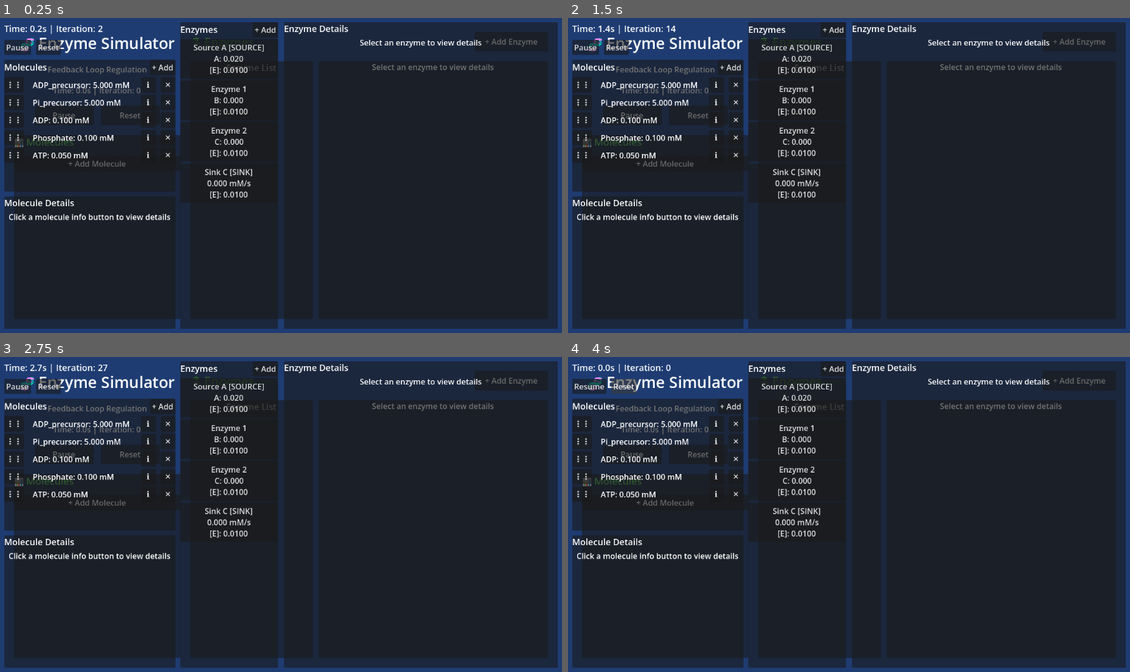
Above: before the commit, frames 1-4 (two rows, left to right).
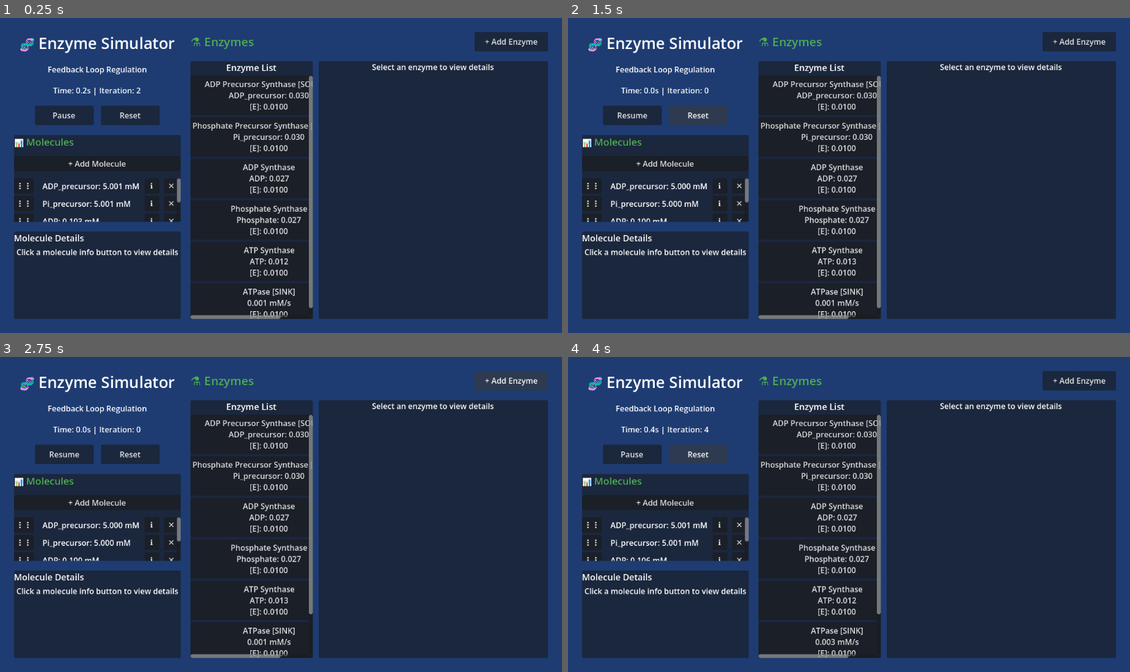
Above: after the commit, the same moments.

Repository: Ctharo/CellPhys
Game: Godot game, scene res://main.tscn
The game is run twice, just before and just after one commit, with the same random seed, the same clock (stepped at 60 frames per second) and the same inputs.
Inputs:
- Up to frame 1 (0.25 s): no input
- Up to frame 2 (1.5 s): click "Pause" at 0.5 s; click "Reset" at 1.25 s
- Up to frame 3 (2.75 s): click "+ Add Enzyme" at 2 s
- Up to frame 4 (4 s): click "Pause" (after the commit: "Resume") at 2.75 s; click "Reset" at 3.5 s

The runs differ from the first frame. In frame 1, 30% of the frame differs, in the area x 0-100%, y 1-99%; in frame 2, 31%; in frame 3, 31%; in frame 4, 31%.

Commit message:
Refactor enzyme and molecule classes to separate files
Moved Enzyme and Molecule classes to their own files (enzyme.gd and molecule.gd) and updated enzyme_simulator.gd to use these external classes. Refactored UI construction to reference existing scene nodes instead of creating them programmatically. Updated enzyme initialization to model a more detailed ATP synthesis pathway.

Diff:
--- /dev/null
+++ b/enzyme.gd
@@ -0,0 +1,43 @@
+## Enzyme that catalyzes biochemical transformations
+class_name Enzyme
+extends RefCounted
+
+var id: String
+var name: String
+var concentration: float
+var initial_concentration: float
+var vmax: float
+var initial_vmax: float
+var km: float
+var initial_km: float
+
+var substrates: Dictionary = {}     ## {"molecule_name": stoichiometry}
+var products: Dictionary = {}       ## {"molecule_name": stoichiometry}
+var inhibitors: Dictionary = {}     ## {"molecule_name": inhibition_factor}
+var activators: Dictionary = {}     ## {"molecule_name": activation_factor}
+
+## Enzyme dynamics
+var creation_rate: float = 0.0      ## Base rate of enzyme production
+var degradation_rate: float = 0.0   ## Base rate of enzyme degradation
+var creation_activators: Dictionary = {}  ## {"molecule": factor}
+var creation_inhibitors: Dictionary = {}  ## {"molecule": factor}
+var degradation_activators: Dictionary = {}
+var degradation_inhibitors: Dictionary = {}
+
+var current_rate: float = 0.0
+
+func _init(p_id: String, p_name: String) -> void:
+	id = p_id
+	name = p_name
+	concentration = 0.01
+	initial_concentration = 0.01
+	vmax = 10.0
+	initial_vmax = 10.0
+	km = 0.5
+	initial_km = 0.5
+
+func is_source() -> bool:
+	return substrates.is_empty() and not products.is_empty()
+
+func is_sink() -> bool:
+	return not substrates.is_empty() and products.is_empty()
--- a/enzyme_simulator.gd
+++ b/enzyme_simulator.gd
@@ -6,59 +6,6 @@
 
 class_name EnzymeSimulator
 extends Control
-
-## Represents a chemical molecule with concentration
-class Molecule:
-	var name: String
-	var concentration: float
-	var initial_concentration: float
-
-	func _init(p_name: String, p_conc: float) -> void:
-		name = p_name
-		concentration = p_conc
-		initial_concentration = p_conc
-
-## Enzyme that catalyzes biochemical transformations
-class Enzyme:
-	var id: String
-	var name: String
-	var concentration: float
-	var initial_concentration: float
-	var vmax: float
-	var initial_vmax: float
-	var km: float
-	var initial_km: float
-
-	var substrates: Dictionary = {}     ## {"molecule_name": stoichiometry}
-	var products: Dictionary = {}       ## {"molecule_name": stoichiometry}
-	var inhibitors: Dictionary = {}     ## {"molecule_name": inhibition_factor}
-	var activators: Dictionary = {}     ## {"molecule_name": activation_factor}
-
-	## Enzyme dynamics
-	var creation_rate: float = 0.0      ## Base rate of enzyme production
-	var degradation_rate: float = 0.0   ## Base rate of enzyme degradation
-	var creation_activators: Dictionary = {}  ## {"molecule": factor}
-	var creation_inhibitors: Dictionary = {}  ## {"molecule": factor}
-	var degradation_activators: Dictionary = {}
-	var degradation_inhibitors: Dictionary = {}
-
-	var current_rate: float = 0.0
-
-	func _init(p_id: String, p_name: String) -> void:
-		id = p_id
-		name = p_name
-		concentration = 0.01
-		initial_concentration = 0.01
-		vmax = 10.0
-		initial_vmax = 10.0
-		km = 0.5
-		initial_km = 0.5
-
-	func is_source() -> bool:
-		return substrates.is_empty() and not products.is_empty()
-
-	func is_sink() -> bool:
-		return not substrates.is_empty() and products.is_empty()
 
 var molecules: Dictionary = {}
 var enzymes: Array[Enzyme] = []
@@ -94,69 +41,13 @@
 	print("✅ Enzyme Feedback Simulator initialized")
 
 func build_ui() -> void:
-	## Main layout
-	var margin = MarginContainer.new()
-	margin.set_anchors_preset(Control.PRESET_FULL_RECT)
-	margin.add_theme_constant_override("margin_left", 10)
-	margin.add_theme_constant_override("margin_right", 10)
-	margin.add_theme_constant_override("margin_top", 10)
-	margin.add_theme_constant_override("margin_bottom", 10)
-	add_child(margin)
-
-	var hbox = HBoxContainer.new()
-	hbox.add_theme_constant_override("separation", 10)
-	margin.add_child(hbox)
-
-	## Left Panel
-	var left_panel = VBoxContainer.new()
-	left_panel.custom_minimum_size = Vector2(350, 0)
-	left_panel.add_theme_constant_override("separation", 10)
-	hbox.add_child(left_panel)
-
-	## Stats
-	stats_label = Label.new()
-	stats_label.text = "Time: 0.0s | Iteration: 0"
-	stats_label.add_theme_font_size_override("font_size", 18)
-	left_panel.add_child(stats_label)
-
-	## Control Panel
-	var control_panel = HBoxContainer.new()
-	control_panel.add_theme_constant_override("separation", 10)
-	left_panel.add_child(control_panel)
-
-	pause_button = Button.new()
-	pause_button.text = "Pause"
-	pause_button.pressed.connect(_on_pause_button_pressed)
-	control_panel.add_child(pause_button)
-
-	var reset_button = Button.new()
-	reset_button.text = "Reset"
-	reset_button.pressed.connect(_on_reset_button_pressed)
-	control_panel.add_child(reset_button)
-
-	## Molecules Panel
-	var mol_panel = PanelContainer.new()
-	mol_panel.size_flags_vertical = Control.SIZE_EXPAND_FILL
-	left_panel.add_child(mol_panel)
-
-	var mol_vbox = VBoxContainer.new()
-	mol_vbox.add_theme_constant_override("separation", 5)
-	mol_panel.add_child(mol_vbox)
-
-	var mol_header = HBoxContainer.new()
-	mol_vbox.add_child(mol_header)
-
-	var mol_title = Label.new()
-	mol_title.text = "Molecules"
-	mol_title.add_theme_font_size_override("font_size", 18)
-	mol_title.size_flags_horizontal = Control.SIZE_EXPAND_FILL
-	mol_header.add_child(mol_title)
-
-	var add_mol_btn = Button.new()
-	add_mol_btn.text = "+ Add"
-	add_mol_btn.pressed.connect(_on_add_molecule_pressed)
-	mol_header.add_child(add_mol_btn)
-
+	## Reference existing scene nodes instead of creating new ones
+	stats_label = $MarginContainer/HBoxContainer/LeftPanel/StatsLabel
+	pause_button = $MarginContainer/HBoxContainer/LeftPanel/ControlPanel/PauseButton
+	var reset_button = $MarginContainer/HBoxContainer/LeftPanel/ControlPanel/ResetButton
+
+	## Create molecules list container
+	var mol_vbox = $MarginContainer/HBoxContainer/LeftPanel/MoleculesPanel/VBox
 	var mol_scroll = ScrollContainer.new()
 	mol_scroll.size_flags_vertical = Control.SIZE_EXPAND_FILL
 	mol_vbox.add_child(mol_scroll)
@@ -166,7 +57,8 @@
 	molecules_panel.size_flags_horizontal = Control.SIZE_EXPAND_FILL
 	mol_scroll.add_child(molecules_panel)
 
-	## Molecule Detail Panel
+	## Create molecule detail panel
+	var left_panel = $MarginContainer/HBoxContainer/LeftPanel
 	var mol_detail_panel = PanelContainer.new()
 	mol_detail_panel.size_flags_vertical = Control.SIZE_EXPAND_FILL
 	left_panel.add_child(mol_detail_panel)
@@ -193,67 +85,11 @@
 	mol_placeholder.horizontal_alignment = HORIZONTAL_ALIGNMENT_CENTER
 	molecule_detail_container.add_child(mol_placeholder)
 
-	## Right Panel
-	var right_panel = HSplitContainer.new()
-	right_panel.size_flags_horizontal = Control.SIZE_EXPAND_FILL
-	hbox.add_child(right_panel)
-
-	## Enzyme List Panel
-	var enzyme_list_panel = PanelContainer.new()
-	enzyme_list_panel.custom_minimum_size = Vector2(200, 0)
-	right_panel.add_child(enzyme_list_panel)
-
-	var enz_list_vbox = VBoxContainer.new()
-	enzyme_list_panel.add_child(enz_list_vbox)
-
-	var enz_list_header = HBoxContainer.new()
-	enz_list_vbox.add_child(enz_list_header)
-
-	var enz_list_title = Label.new()
-	enz_list_title.text = "Enzymes"
-	enz_list_title.add_theme_font_size_override("font_size", 18)
-	enz_list_title.size_flags_horizontal = Control.SIZE_EXPAND_FILL
-	enz_list_header.add_child(enz_list_title)
-
-	var add_enz_btn = Button.new()
-	add_enz_btn.text = "+ Add"
-	add_enz_btn.pressed.connect(_on_add_enzyme_pressed)
-	enz_list_header.add_child(add_enz_btn)
-
-	var enz_list_scroll = ScrollContainer.new()
-	enz_list_scroll.size_flags_vertical = Control.SIZE_EXPAND_FILL
-	enz_list_vbox.add_child(enz_list_scroll)
-
-	enzyme_list_container = VBoxContainer.new()
-	enzyme_list_container.add_theme_constant_override("separation", 5)
-	enzyme_list_container.size_flags_horizontal = Control.SIZE_EXPAND_FILL
-	enz_list_scroll.add_child(enzyme_list_container)
-
-	## Enzyme Detail Panel
-	var enzyme_detail_panel = PanelContainer.new()
-	right_panel.add_child(enzyme_detail_panel)
-
-	var enz_detail_vbox = VBoxContainer.new()
-	enzyme_detail_panel.add_child(enz_detail_vbox)
-
-	var enz_detail_title = Label.new()
-	enz_detail_title.text = "Enzyme Details"
-	enz_detail_title.add_theme_font_size_override("font_size", 18)
-	enz_detail_vbox.add_child(enz_detail_title)
-
-	var enz_detail_scroll = ScrollContainer.new()
-	enz_detail_scroll.size_flags_vertical = Control.SIZE_EXPAND_FILL
-	enz_detail_vbox.add_child(enz_detail_scroll)
-
-	enzyme_detail_container = VBoxContainer.new()
-	enzyme_detail_container.add_theme_constant_override("separation", 10)
-	enzyme_detail_container.size_flags_horizontal = Control.SIZE_EXPAND_FILL
-	enz_detail_scroll.add_child(enzyme_detail_container)
-
-	var enz_placeholder = Label.new()
-	enz_placeholder.text = "Select an enzyme to view details"
-	enz_placeholder.horizontal_alignment = HORIZONTAL_ALIGNMENT_CENTER
-	enzyme_detail_container.add_child(enz_placeholder)
+	## Reference enzyme list container
+	enzyme_list_container = $MarginContainer/HBoxContainer/RightPanel/HSplitContainer/EnzymeListPanel/VBox/ScrollContainer/EnzymeList
+
+	## Reference enzyme detail container
+	enzyme_detail_container = $MarginContainer/HBoxContainer/RightPanel/HSplitContainer/EnzymeDetailPanel/ScrollContainer/EnzymeDetail
 
 func _process(delta: float) -> void:
 	if is_paused:
@@ -275,36 +111,58 @@
 
 ## Initialize starting enzymes
 func initialize_enzymes() -> void:
-	## Source: produces A
-	var source = add_enzyme_object("Source A")
-	source.products["A"] = 1.0
-	source.vmax = 2.0
-	source.initial_vmax = 2.0
-
-	## Enzyme 1: A → B (inhibited by C)
-	var e1 = add_enzyme_object("Enzyme 1")
-	e1.substrates["A"] = 1.0
-	e1.products["B"] = 1.0
-	e1.inhibitors["C"] = 0.3
-	e1.vmax = 8.0
-	e1.initial_vmax = 8.0
-	e1.km = 0.5
-	e1.initial_km = 0.5
-
-	## Enzyme 2: B → C
-	var e2 = add_enzyme_object("Enzyme 2")
-	e2.substrates["B"] = 1.0
-	e2.products["C"] = 1.0
-	e2.vmax = 6.0
-	e2.initial_vmax = 6.0
-	e2.km = 0.3
-	e2.initial_km = 0.3
-
-	## Sink: consumes C
-	var sink = add_enzyme_object("Sink C")
-	sink.substrates["C"] = 1.0
-	sink.vmax = 1.5
-	sink.initial_vmax = 1.5
+	## Source 1: ADP_precursor
+	var source_adp = add_enzyme_object("ADP Precursor Synthase")
+	source_adp.products["ADP_precursor"] = 1.0
+	source_adp.vmax = 3.0
+	source_adp.initial_vmax = 3.0
+	source_adp.km = 0.5
+	source_adp.initial_km = 0.5
+
+	## Source 2: Pi_precursor
+	var source_pi = add_enzyme_object("Phosphate Precursor Synthase")
+	source_pi.products["Pi_precursor"] = 1.0
+	source_pi.vmax = 3.0
+	source_pi.initial_vmax = 3.0
+	source_pi.km = 0.5
+	source_pi.initial_km = 0.5
+
+	## Enzyme 3: ADP_precursor → ADP
+	var adp_synthase = add_enzyme_object("ADP Synthase")
+	adp_synthase.substrates["ADP_precursor"] = 1.0
+	adp_synthase.products["ADP"] = 1.0
+	adp_synthase.vmax = 3.0
+	adp_synthase.initial_vmax = 3.0
+	adp_synthase.km = 0.5
+	adp_synthase.initial_km = 0.5
+
+	## Enzyme 4: Pi_precursor → Phosphate
+	var pi_synthase = add_enzyme_object("Phosphate Synthase")
+	pi_synthase.substrates["Pi_precursor"] = 1.0
+	pi_synthase.products["Phosphate"] = 1.0
+	pi_synthase.vmax = 3.0
+	pi_synthase.initial_vmax = 3.0
+	pi_synthase.km = 0.5
+	pi_synthase.initial_km = 0.5
+
+	## ATP Synthase: ADP + Phosphate → ATP (inhibited by ATP - product inhibition)
+	var atp_synthase = add_enzyme_object("ATP Synthase")
+	atp_synthase.substrates["ADP"] = 1.0
+	atp_synthase.substrates["Phosphate"] = 1.0
+	atp_synthase.products["ATP"] = 1.0
+	atp_synthase.inhibitors["ATP"] = 0.4  ## Product inhibition
+	atp_synthase.vmax = 5.0
+	atp_synthase.initial_vmax = 5.0
+	atp_synthase.km = 0.3
+	atp_synthase.initial_km = 0.3
+
+	## ATPase: ATP → ADP + Phosphate (reverse reaction/ATP consumption)
+	var atpase = add_enzyme_object("ATPase")
+	atpase.substrates["ATP"] = 1.0
+	atpase.vmax = 10.0
+	atpase.initial_vmax = 20.0
+	atpase.km = 4
+	atpase.initial_km = 4
 
 ## Main simulation step
 func simulate_step() -> void:
@@ -820,8 +678,8 @@
 
 ## Add enzyme
 func _on_add_enzyme_pressed() -> void:
-	var name = "Enzyme %d" % (enzyme_count + 1)
-	add_enzyme_object(name)
+	var n = "Enzyme %d" % (enzyme_count + 1)
+	add_enzyme_object(n)
 
 func add_enzyme_object(enzyme_name: String) -> Enzyme:
 	enzyme_count += 1
--- /dev/null
+++ b/molecule.gd
@@ -0,0 +1,12 @@
+## Represents a chemical molecule with concentration
+class_name Molecule
+extends RefCounted
+
+var name: String
+var concentration: float
+var initial_concentration: float
+
+func _init(p_name: String, p_conc: float) -> void:
+	name = p_name
+	concentration = p_conc
+	initial_concentration = p_conc
Not shown, added: enzyme.gd.uid
Not shown, added: molecule.gd.uid
